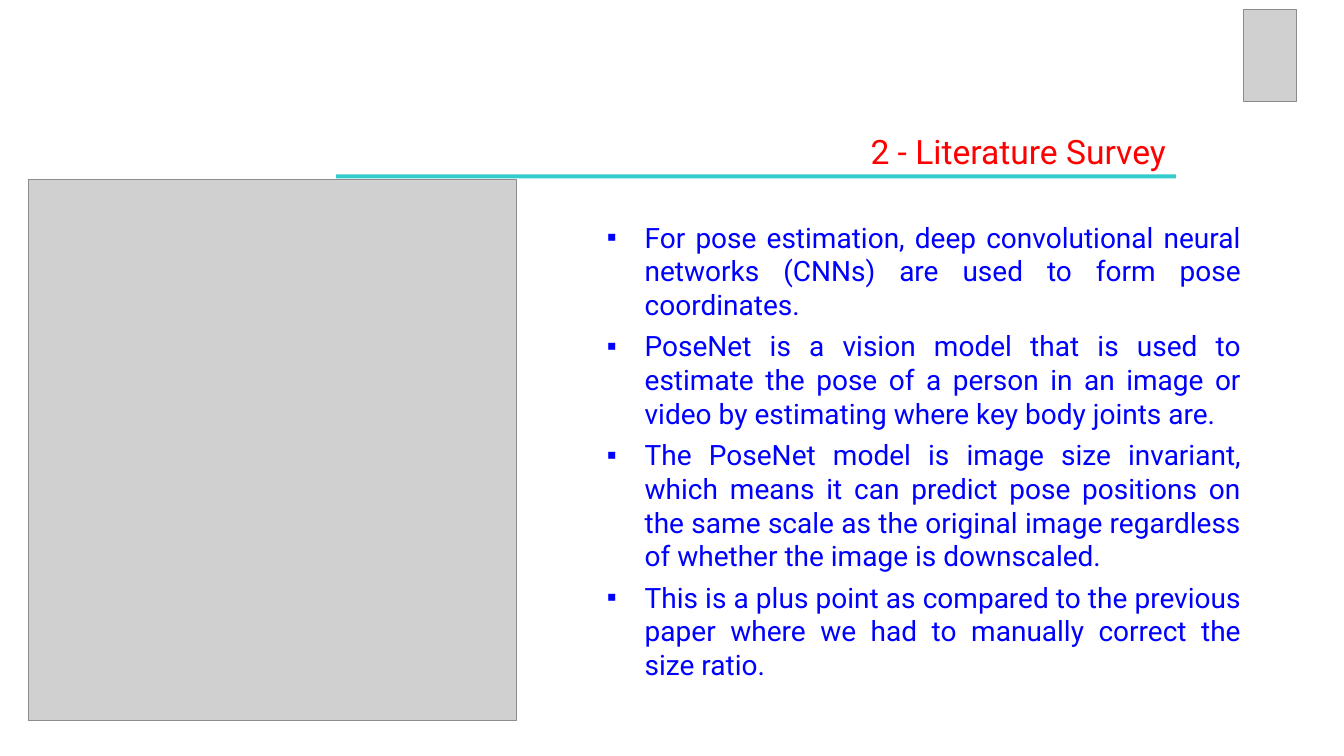
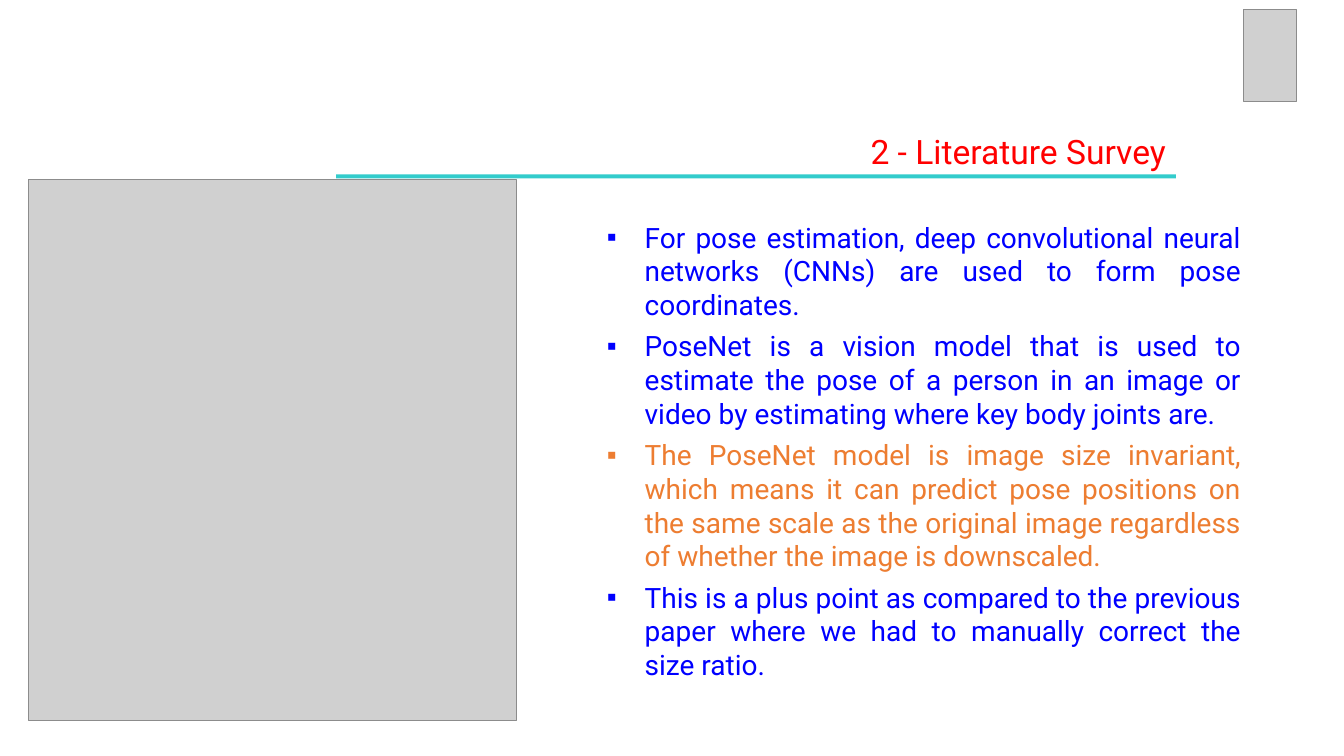
Before and after one commit to VishnuJG/CV-Workout, a slide deck: slide 14 of LiteratureSurvey/UE19CS390A_REVIEW 2.pptx (slide 15 before the commit). Drawn at 1344x756 pixels with LibreOffice and Linux fonts; fonts in the diff are those of the drawing; grey boxes stand for pictures. Boxes give left, top, right and bottom in pixels: in the first picture for what was removed or moved away, otherwise in the second. Text is boxed around its words. In the diff, an @@ line names an element or a change of style, - is before the commit and + after.

```diff
--- a/LiteratureSurvey/UE19CS390A_REVIEW 2.pptx
+++ b/LiteratureSurvey/UE19CS390A_REVIEW 2.pptx
@@ text at (645, 444, 1241, 572): text colour #0000FF to #ED7D31 in "The PoseNet model is image size invariant, ..." @@
```
Also in this commit, not shown: 17 other slides changed, 7 slides added, 3 slides removed, 1 other file.
